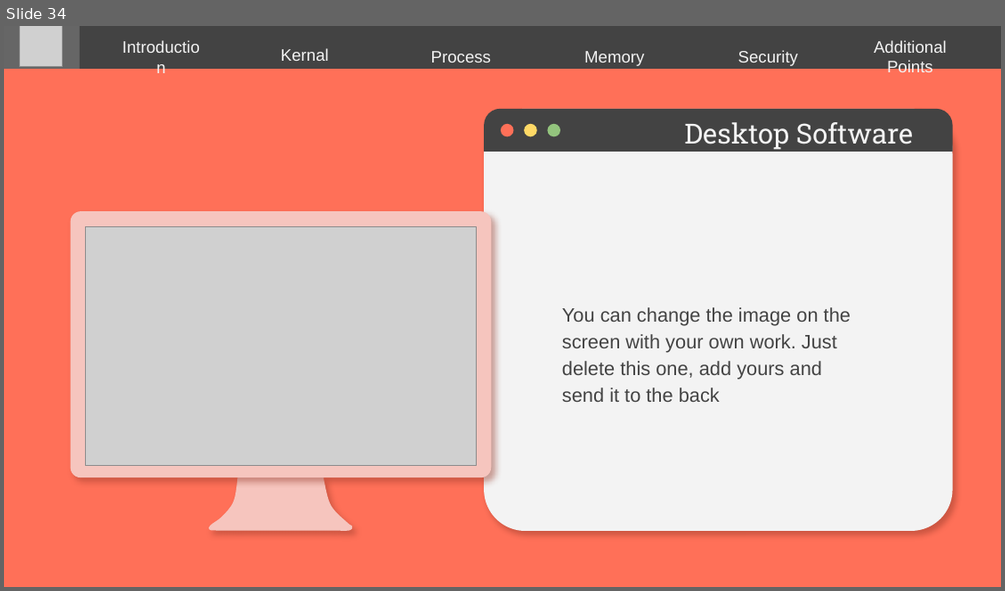
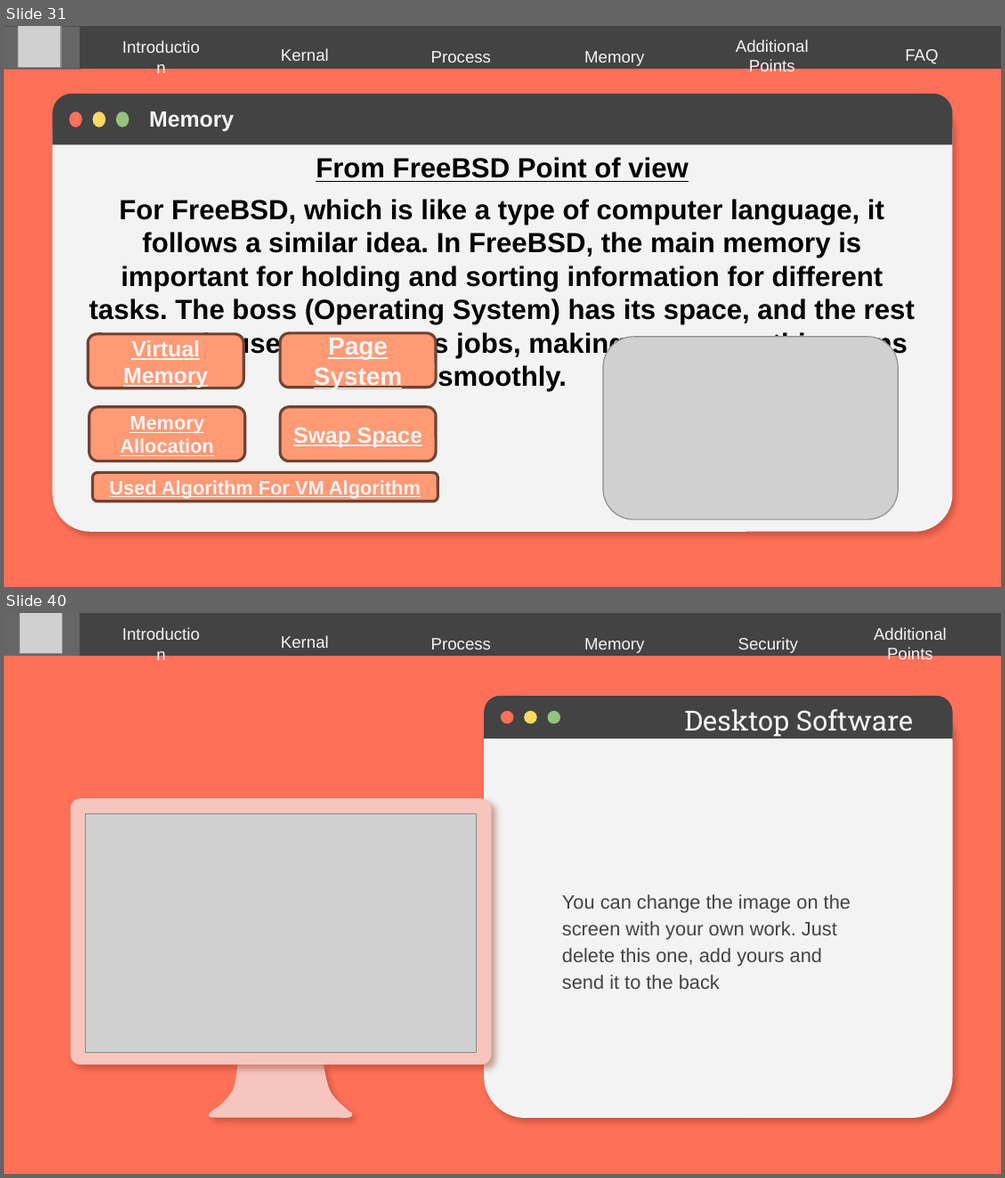
Before and after one commit to MahmoudEssam707/Operating-System, a slide deck: Presentaion on FreeBSD/FreeBSD.pptx. Shown one above the other, each under a label of ours: slide 34 before the commit, slides 31 and 40 after it; the slides between them are not shown. The pictures are 1005x591 and 1005x1178 pixels, drawn with LibreOffice and Linux fonts; fonts in the diff are those of the drawing; grey boxes stand for pictures. Boxes give left, top, right and bottom in pixels: in the first picture for what was removed or moved away, otherwise in the second. Text is boxed around its words. In the diff, an @@ line names an element or a change of style, - is before the commit and + after.

Commit message:
Only LRU and Additional + FAQ

```diff
--- a/Presentaion on FreeBSD/FreeBSD.pptx
+++ b/Presentaion on FreeBSD/FreeBSD.pptx
@@ slide 31 added at box(4, 26, 1001, 587), background #FF7058 @@
@@ rectangle added at box(4, 26, 1001, 69), fill #434343 @@
@@ rectangle added at box(4, 27, 80, 69), fill #666666 @@
@@ rectangle added at box(5, 27, 81, 70), fill #666666 @@
@@ picture added at box(18, 26, 61, 68) @@
@@ picture added at box(20, 26, 63, 66) @@
@@ rectangle added at box(80, 26, 234, 69), fill #434343 @@
@@ text added at box(109, 36, 218, 58), 12 pt, text #F3F3F3 @@
+Introduction
@@ rectangle added at box(234, 26, 387, 69), fill #434343 @@
@@ text added at box(281, 48, 329, 61), 12 pt, text #F3F3F3 @@
+Kernal
@@ rectangle added at box(387, 26, 541, 69), fill #434343 @@
@@ text added at box(431, 51, 491, 62), 12 pt, text #F3F3F3 @@
+Process
@@ rectangle added at box(541, 26, 694, 69), fill #434343 @@
@@ text added at box(584, 51, 644, 66), 12 pt, text #F3F3F3 @@
+Memory
@@ rectangle added at box(694, 26, 848, 69), fill #434343 @@
@@ text added at box(736, 39, 809, 71), 12 pt, text #F3F3F3 @@
+Additional Points
@@ rectangle added at box(848, 26, 1001, 69), fill #434343 @@
@@ text added at box(905, 49, 938, 64), 12 pt, text #F3F3F3 @@
+FAQ
@@ group added at box(53, 94, 953, 532): 3 ellipses, 1 rounded rectangle, 1 round same rect @@
@@ text added at box(149, 111, 234, 131), 16 pt, text #F3F3F3, bold @@
+Memory
@@ rounded rectangle added at box(69, 141, 935, 378), 20 pt, text #000000, bold @@
+From FreeBSD Point of view
+For FreeBSD, which is like a type of computer language, it follows a similar idea. In FreeBSD, the main memory is important for holding and sorting information for different tasks. The boss (Operating System) has its space, and the rest is smartly used for various jobs, making sure everything runs smoothly.
@@ rounded rectangle added at box(88, 334, 243, 388), fill #FF9A75, outline #704333 2 pt, 16 pt, text #F3F3F3, bold, underline @@
+Virtual Memory
@@ rounded rectangle added at box(280, 333, 436, 386), fill #FF9A75, outline #704333 2 pt, 18 pt, text #F3F3F3, bold, underline @@
+Page System
@@ picture added at box(603, 336, 898, 518) @@
@@ rounded rectangle added at box(89, 407, 244, 460), fill #FF9A75, outline #704333 2 pt, 14 pt, text #F3F3F3, bold, underline @@
+Memory Allocation
@@ rounded rectangle added at box(280, 407, 436, 460), fill #FF9A75, outline #704333 2 pt, 16 pt, text #F3F3F3, bold, underline @@
+Swap Space
@@ rounded rectangle added at box(93, 473, 437, 501), fill #FF9A75, outline #704333 2 pt, 14 pt, text #F3F3F3, bold, underline @@
+Used Algorithm For VM Algorithm
@@ what was slide 34 is now slide 40 @@
```
Also in this commit, not shown: 6 slides changed, 5 other slides added, 1 other file.
